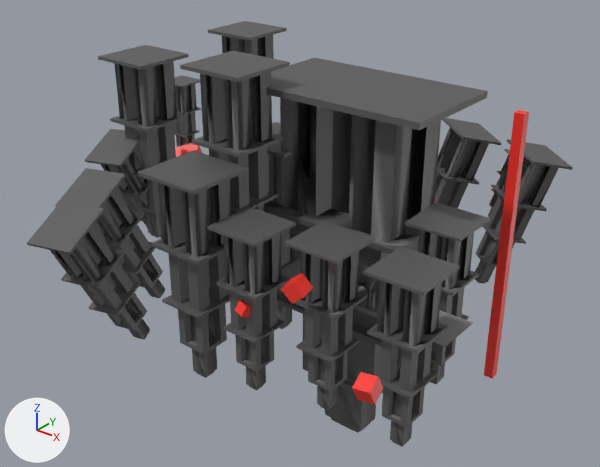
The Blender file Resources/levels/editor.blend, before and after one commit.
Before and after are seen from a 50 mm camera at (727.0, -1360.0, 949.0) aimed at (-551.0, 236.0, -42.0). The lights are fixed; the arrows at lower left show +X, +Y and +Z.

Script lines for the objects in view, before the commit:
```python
me_立方体_006 = bpy.data.meshes.new('立方体.006')
me_立方体_006.from_pydata(...)  # 269 vertices, 544 faces; spans x -5.9..5.9, y -5.9..5.9, z -0.7..36.6
me_立方体_006.materials.append(mat_マテリアル_001)  # picture img_tex_png_002
me_立方体_007 = bpy.data.meshes.new('立方体.007')
me_立方体_007.from_pydata(...)  # 269 vertices, 544 faces; spans x -5.9..5.9, y -5.9..5.9, z -0.7..36.6
me_立方体_007.materials.append(mat_マテリアル_001)  # picture img_tex_png_002
me_立方体_021 = bpy.data.meshes.new('立方体.021')
me_立方体_021.from_pydata(...)  # 269 vertices, 544 faces; spans x -5.9..5.9, y -5.9..5.9, z -0.7..36.6
me_立方体_021.materials.append(mat_マテリアル_001)  # picture img_tex_png_002
ob_立方体_013 = bpy.data.objects.new('立方体.013', me_立方体_006)
ob_立方体_013.location = (-187.0, -119.0, -225.0)
ob_立方体_013.scale = (11.3, 11.3, 11.3)
ob_立方体_020 = bpy.data.objects.new('立方体.020', me_立方体_007)
ob_立方体_020.location = (-363.0, -164.0, -225.0)
ob_立方体_020.scale = (11.3, 11.3, 11.3)
ob_立方体_025 = bpy.data.objects.new('立方体.025', me_立方体_021)
ob_立方体_025.location = (-434.0, 701.0, -235.0)
ob_立方体_025.rotation_euler = (-0.267, 0.132, -0.57)  # degrees (-15, 7.6, -33)
ob_立方体_025.scale = (11.3, 11.3, 11.3)
# also in view: 'Cube.019' at (-192.0, -222.0, 118.0); 'Cube.031' at (-79.0, 519.0, -65.0); '立方体.030' at (-1106.0, 355.0, 126.0); '立方体.027' at (-318.0, 166.0, -47.0); 'Cube.018' at (23.0, -276.0, 2.0)
```
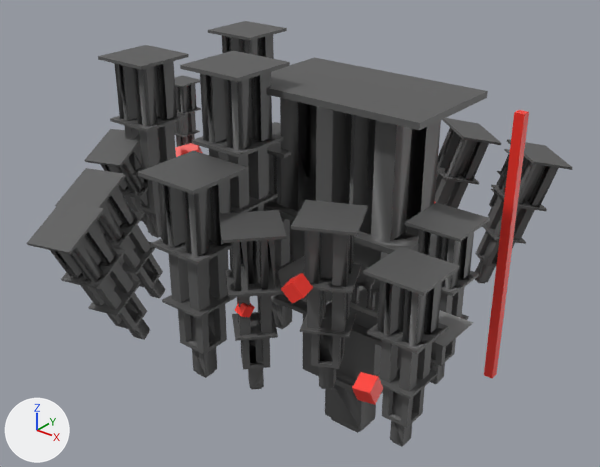
Pixel boxes (x1, y1, x2, y2) of what changed, in the pictures (600 x 467 px):
'立方体.013', moved, turned
    before: (284, 221, 375, 410)
    after: (291, 200, 368, 390)
'立方体.020', turned
    before: (207, 207, 296, 390)
    after: (219, 210, 287, 390)

What the commit changed:
Object '立方体.013' (ob_立方体_013) moves from (-187.0, -119.0, -225.0) to (-187.0, -119.0, -170.0).
Object '立方体.013' (ob_立方体_013) turns from (0, 0, 0) to (0, 0, -64) degrees about x, y and z.
Object '立方体.020' (ob_立方体_020) turns from (0, 0, 0) to (0, 0, 227) degrees about x, y and z.
